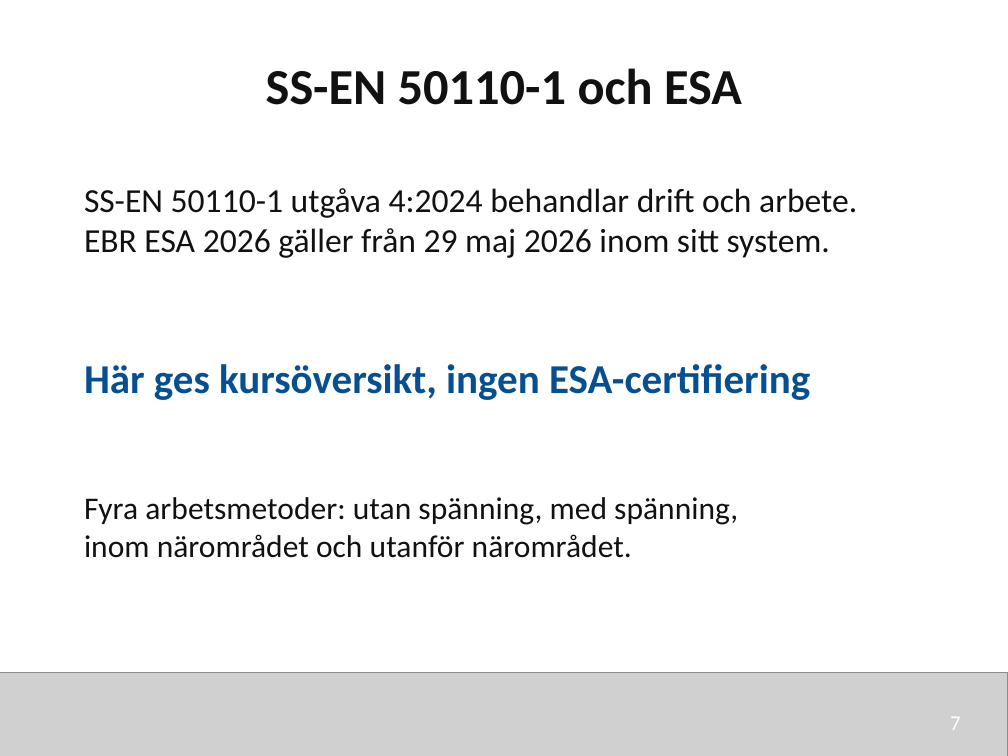
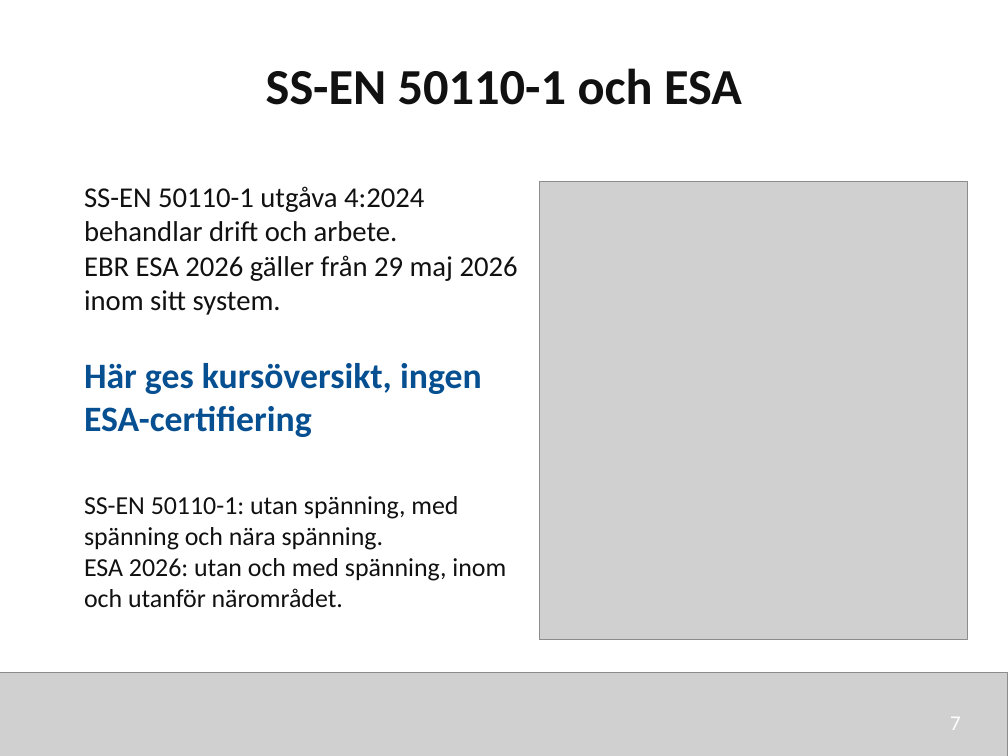
Before and after one commit to nj22az/nj22az.github.io, a slide deck: slide 7 of sjoskolan/vecka-42/aktuell/v42_02_Regler_ansvar_och_arbetsmetoder_elev.pptx. Drawn at 1008x756 pixels with LibreOffice and Linux fonts; fonts in the diff are those of the drawing; grey boxes stand for pictures. Boxes give left, top, right and bottom in pixels: in the first picture for what was removed or moved away, otherwise in the second. Text is boxed around its words. In the diff, an @@ line names an element or a change of style, - is before the commit and + after.

```diff
--- a/sjoskolan/vecka-42/aktuell/v42_02_Regler_ansvar_och_arbetsmetoder_elev.pptx
+++ b/sjoskolan/vecka-42/aktuell/v42_02_Regler_ansvar_och_arbetsmetoder_elev.pptx
@@ text "SS-EN 50110-1 utgåva 4:2024 behandlar ..." at (84, 186, 518, 315): size 24 to 20.5 pt @@
@@ picture added at (539, 181, 968, 640) @@
@@ text "Här ges kursöversikt, ingen ESA-certifiering" at (84, 363, 482, 437): size 29.2 to 25.5 pt @@
@@ text at (84, 496, 506, 607): text changed; size 22.5 to 18.5 pt @@
-Fyra arbetsmetoder: utan spänning, med spänning,
-inom närområdet och utanför närområdet.
+SS-EN 50110-1: utan spänning, med spänning och nära spänning.
+ESA 2026: utan och med spänning, inom och utanför närområdet.
```
Also in this commit, not shown: 18 other slides changed, 13 other files.
